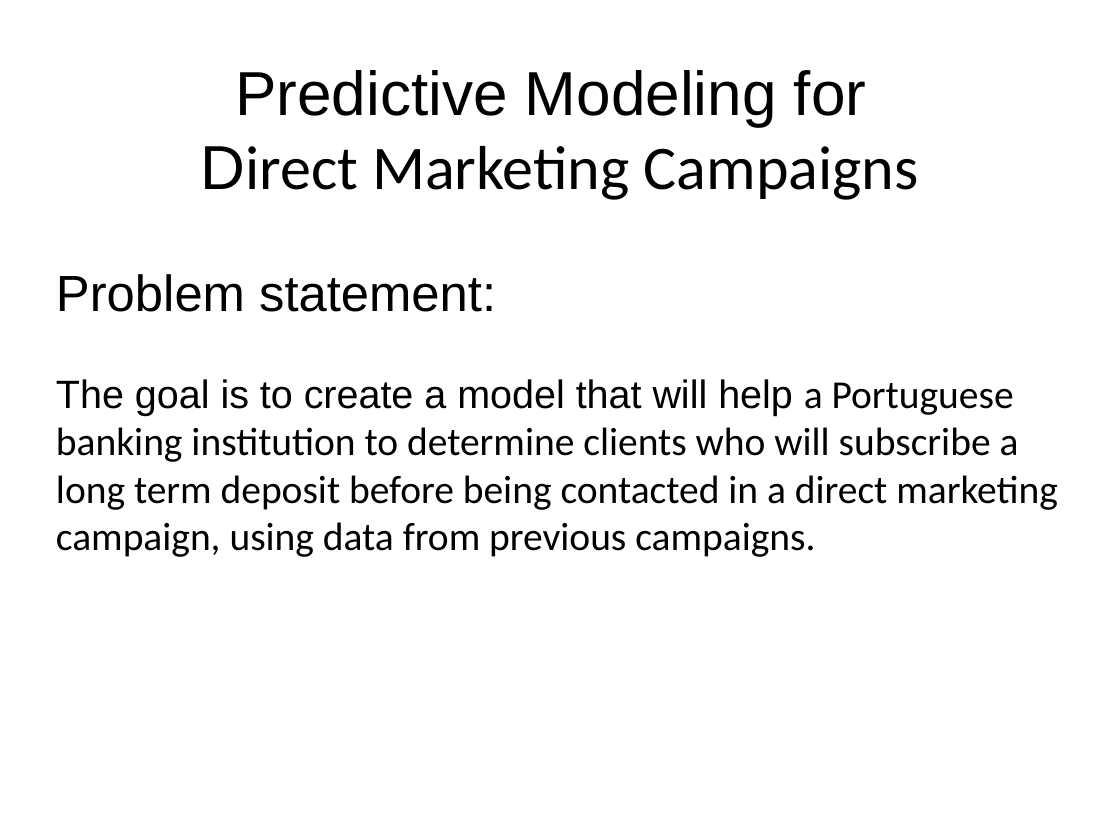
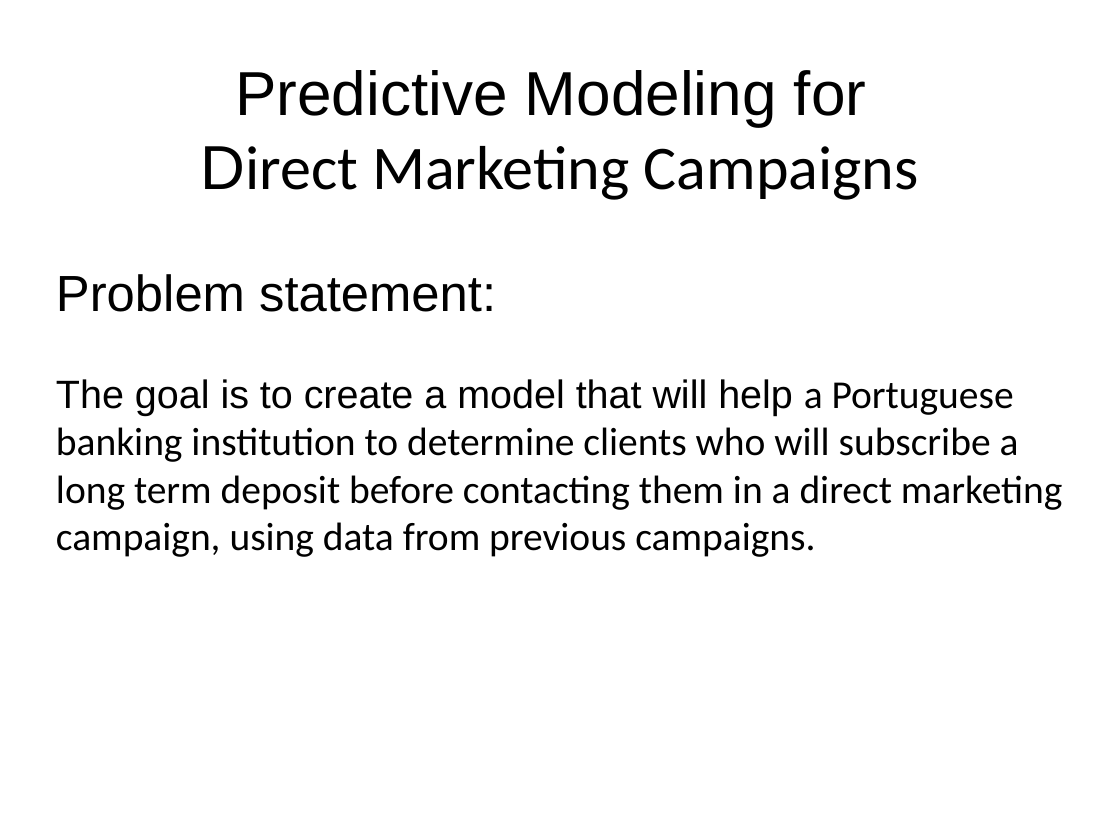
Before and after one commit to GL-Li/QL-case-study, a slide deck: slide 1 of report.odp. Drawn at 1120x840 pixels with LibreOffice and Linux fonts; fonts in the diff are those of the drawing. Boxes give left, top, right and bottom in pixels: in the first picture for what was removed or moved away, otherwise in the second. Text is boxed around its words. In the diff, an @@ line names an element or a change of style, - is before the commit and + after.

```diff
--- a/report.odp
+++ b/report.odp
@@ subtitle at [56, 379, 1063, 557]: text changed @@
-The goal is to create a model that will help a Portuguese banking institution to determine clients who will subscribe a long term deposit before being contacted in a direct marketing campaign, using data from previous campaigns.
+The goal is to create a model that will help a Portuguese banking institution to determine clients who will subscribe a long term deposit before contacting them in a direct marketing campaign, using data from previous campaigns.
```
Also in this commit, not shown: 8 other slides changed, 27 other files.
